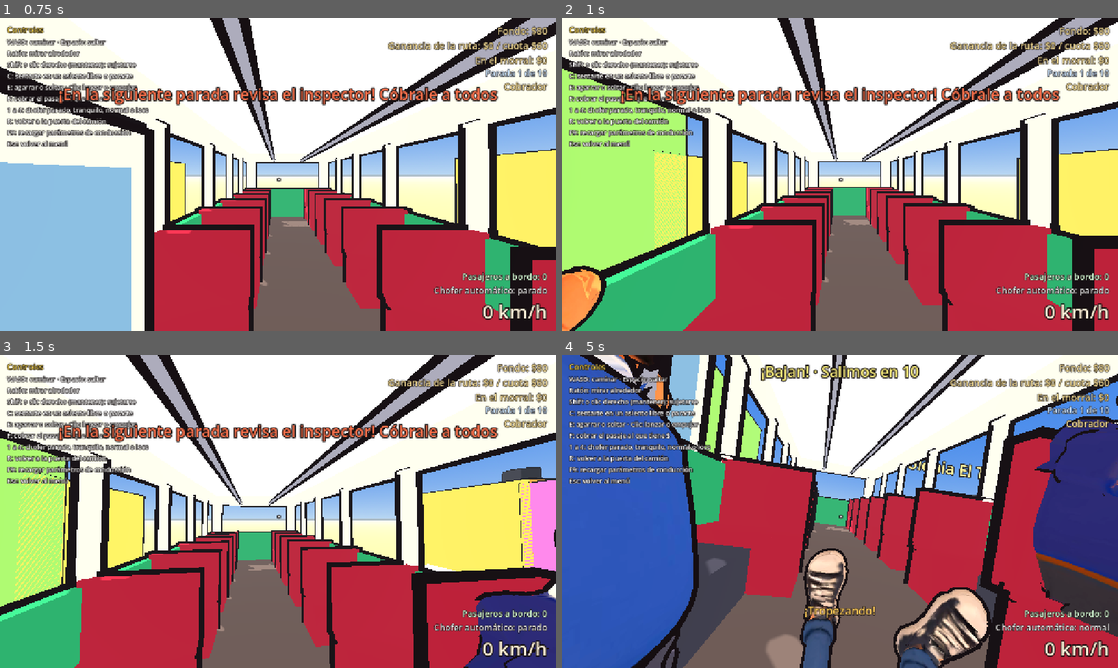
Above: before the commit, frames 1-4 (two rows, left to right).
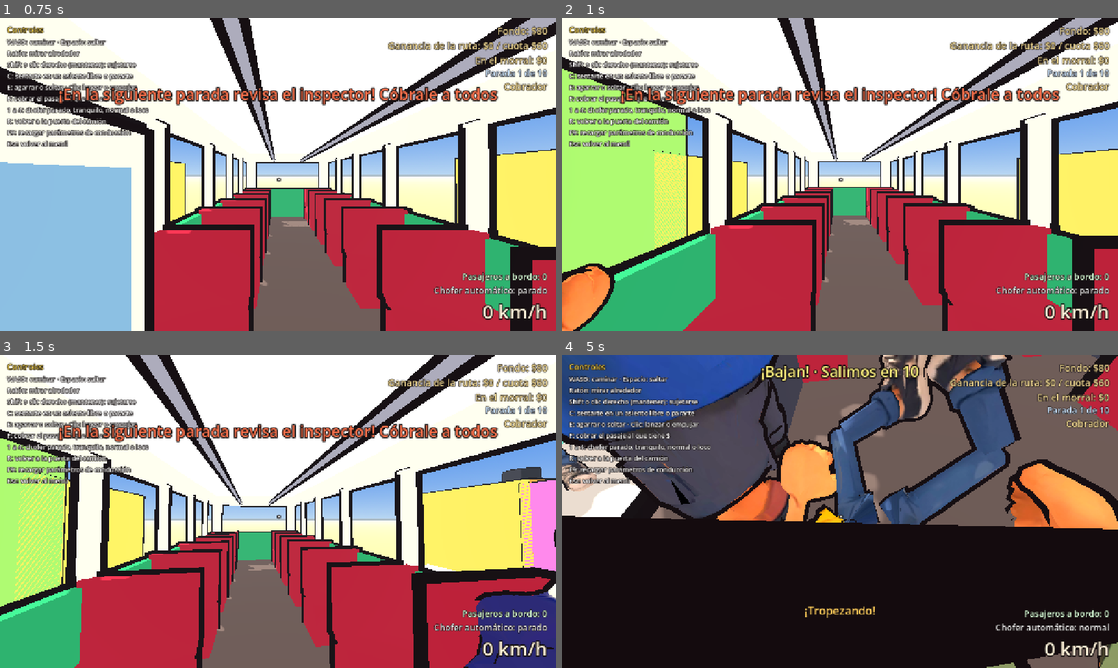
Above: after the commit, the same moments.

Repository: DValerioR/Bajan-
Game: Godot game, scene res://escenas/principal.tscn
Two runs of this game, one before a commit and one after it. Both use one fixed random seed, a clock stepped at 60 frames per second and the inputs below.
Inputs (mouse positions are in pixels of both pictures, inside the frame that each line leads up to):
- Up to frame 1 (0.75 s): click "Jugar una ruta" at 0.5 s
- Up to frame 2 (1 s): no input
- Up to frame 3 (1.5 s): move the mouse to (305, 511) at 1.27 s; hold D (girar_derecha) from 1.28 s (still down); click (305, 511) at 1.35 s
- Up to frame 4 (5 s): move the mouse to (812, 511) at 2.02 s; release D (girar_derecha) at 2.03 s; hold A (girar_izquierda) 2.03-2.78 s; tap F (accion_rol) at 2.1 s; move the mouse to (851, 505) at 2.77 s; hold W (acelerar) 2.78-3.53 s; hold D (girar_derecha) 2.78-4.28 s; move the mouse to (834, 517) at 3.52 s; tap E (agarrar) at 3.6 s; move the mouse to (878, 514) at 4.27 s; hold A (girar_izquierda) from 4.28 s (still down); hold L (cambiar_idioma) from 4.28 s (still down)

Frame 1 is identical in both runs. In frame 2, 0.7% of the frame differs, in the area x 0-10%, y 78-100%; in frame 3, less than 0.1%; in frame 4, 92%, in the area x 0-100%, y 0-100%.

Commit message:
Monedas que se perdían, y rodillas y codos en los personajes
- Las monedas no atravesaban la pared: una moneda boca abajo parecía estar
  medio metro bajo el piso y el camión la mandaba a la calle. Los objetos
  sueltos usan ahora el centro de su forma.
- Cada pierna se corta en muslo y pantorrilla, y cada brazo en brazo y
  antebrazo: sentados doblan las rodillas y los codos.
- procesar_personajes: modo --para-esqueleto y --salida (para el esqueleto,
  que viene después).

Co-Authored-By: Claude Opus 5.5 <noreply@anthropic.com>
Claude-Session: https://claude.ai/code/session_01C15QViGAQYu6tpSnYoCV74

Diff:
--- a/scripts/herramientas/procesar_personajes.gd
+++ b/scripts/herramientas/procesar_personajes.gd
@@ -10,7 +10,9 @@
 ##   1. Lo separa de la hoja (cada personaje es una malla cerrada al soldar las costuras).
 ##   2. Lo centra entre los pies, lo pasa a metros y lo voltea para que mire hacia -Z.
 ##   3. Estima su esqueleto desde la forma: cuello, axilas, hombros, manos, entrepierna, caderas y pies.
-##   4. Lo corta en Cabeza, Torso, Brazos y Piernas, asignando cada triángulo al hueso más cercano.
+##   4. Lo corta en Cabeza, Torso, Brazos y Piernas, asignando cada triángulo al hueso más cercano;
+##      luego corta cada pierna en la rodilla, muslo (Pierna) y Pantorrilla, y cada brazo en el
+##      codo, Brazo y Antebrazo.
 ##   5. Reduce cada pieza y la guarda con el origen en su articulación.
 ##   6. Recorta su parte de la textura de la hoja y la guarda dentro de su .glb.
 
@@ -19,13 +21,22 @@
 const REBANADAS := 80
 const COLUMNAS := 120
 
-const PIEZAS := ["Cabeza", "Torso", "BrazoIzquierdo", "BrazoDerecho", "PiernaIzquierda", "PiernaDerecha"]
+const PIEZAS := ["Cabeza", "Torso", "BrazoIzquierdo", "BrazoDerecho", "PiernaIzquierda", "PiernaDerecha", "PantorrillaIzquierda", "PantorrillaDerecha", "AntebrazoIzquierdo", "AntebrazoDerecho"]
 const CABEZA := 0
 const TORSO := 1
 const BRAZO_IZQ := 2
 const BRAZO_DER := 3
 const PIERNA_IZQ := 4
 const PIERNA_DER := 5
+const PANTORRILLA_IZQ := 6
+const PANTORRILLA_DER := 7
+const ANTEBRAZO_IZQ := 8
+const ANTEBRAZO_DER := 9
+## Dónde va el codo, como fracción del camino del hombro a la mano (se cambia con `codo`).
+const CODO := 0.48
+## Altura de la rodilla, como fracción de la entrepierna (se cambia por personaje con `rodilla`,
+## fracción de la estatura).
+const RODILLA := 0.5
 
 var _escala := 3.8
 var _triangulos_objetivo := 6000
@@ -37,6 +48,11 @@
 ## Con --sin-reducir las piezas salen completas y con la textura sin pérdida: las reduce después
 ## Blender (scripts/herramientas/tapar_cortes.py), que no abre grietas en las costuras de la textura.
 var _sin_reducir := false
+## Con --para-esqueleto las piezas salen completas y con los brazos como vienen (sin bajar los de la
+## pose T): Blender las une en una sola malla con esqueleto (scripts/herramientas/esqueleto_blender.py).
+var _para_esqueleto := false
+## Carpeta de salida (--salida <carpeta>, para pruebas); por defecto modelos/personajes.
+var _salida := SALIDA
 ## Estatura en metros de los personajes de la hoja actual (0 = usar la escala).
 var _altura_objetivo := 0.0
 
@@ -50,11 +66,18 @@
 	_escala = cfg.get_value("general", "escala", _escala)
 	_triangulos_objetivo = cfg.get_value("general", "triangulos_por_personaje", _triangulos_objetivo)
 	_tamano_textura = cfg.get_value("general", "tamano_textura", _tamano_textura)
-	DirAccess.make_dir_recursive_absolute(SALIDA)
 	_cfg = cfg
 	var argumentos := OS.get_cmdline_user_args()
-	_sin_reducir = argumentos.has("--sin-reducir")
+	_para_esqueleto = argumentos.has("--para-esqueleto")
+	argumentos.erase("--para-esqueleto")
+	_sin_reducir = argumentos.has("--sin-reducir") or _para_esqueleto
 	argumentos.erase("--sin-reducir")
+	if argumentos.has("--salida"):
+		var k := argumentos.find("--salida")
+		_salida = argumentos[k + 1]
+		argumentos.remove_at(k + 1)
+		argumentos.remove_at(k)
+	DirAccess.make_dir_recursive_absolute(_salida)
 	if argumentos.has("--forzar"):
 		_forzar = argumentos.slice(argumentos.find("--forzar") + 1)
 		if _forzar.is_empty():
@@ -196,7 +219,7 @@
 
 
 func _procesar_personaje(nombre: String, componente: Dictionary, vertices: PackedVector3Array, normales: PackedVector3Array, uvs: PackedVector2Array, indices: PackedInt32Array, hoja: Image) -> void:
-	var ruta := SALIDA.path_join(nombre + ".glb")
+	var ruta := _salida.path_join(nombre + ".glb")
 	if FileAccess.file_exists(ruta) and not ("*" in _forzar or nombre in _forzar):
 		_resumen.append("  %-16s ya existe: se respeta (usa --forzar %s para regenerarlo)" % [nombre, nombre])
 		return
@@ -231,6 +254,8 @@
 	print("    %s: altura %.2f | entrepierna %.2f (%.0f%%) | axila %.2f (%.0f%%) brazos sueltos %s | cuello %.2f (%.0f%%)  …(349 unchanged characters)…
 	var etiquetas := _etiquetar(locales, triangulos, esqueleto)
 	_limpiar_islas(locales, triangulos, etiquetas)
+	_cortar_rodillas(locales, triangulos, etiquetas, esqueleto, nombre)
+	_cortar_codos(locales, triangulos, etiquetas, esqueleto, nombre)
 
 	var raiz := Node3D.new()
 	raiz.name = nombre
@@ -245,12 +270,17 @@
 	for p in PIEZAS.size():
 		var pivote: Vector3 = esqueleto.pivotes[p]
 		var giro := Basis()
-		if esqueleto.has("brazos_caidos") and (p == BRAZO_IZQ or p == BRAZO_DER):
-			giro = _bajar_brazo(pivote, esqueleto.mano_izq if p == BRAZO_IZQ else esqueleto.mano_der, esqueleto.brazos_caidos)
+		var posicion := pivote
+		if esqueleto.has("brazos_caidos") and not _para_esqueleto and p in [BRAZO_IZQ, BRAZO_DER, ANTEBRAZO_IZQ, ANTEBRAZO_DER]:
+			# Pose T: todo el brazo (con su antebrazo) baja girando sobre el hombro.
+			var izquierdo := p in [BRAZO_IZQ, ANTEBRAZO_IZQ]
+			var hombro: Vector3 = esqueleto.pivotes[BRAZO_IZQ if izquierdo else BRAZO_DER]
+			giro = _bajar_brazo(hombro, esqueleto.mano_izq if izquierdo else esqueleto.mano_der, esqueleto.brazos_caidos)
+			posicion = hombro + giro * (pivote - hombro)
 		var malla := _construir_pieza(p, etiquetas, triangulos, locales, normales_locales, uvs_locales, pivote, total_triangulos, giro)
 		var nodo := MeshInstance3D.new()
 		nodo.name = PIEZAS[p]
-		nodo.position = pivote
+		nodo.position = posicion
 		if malla != null:
 			malla.surface_set_material(0, material)
 			nodo.mesh = malla
@@ -559,6 +589,76 @@
 	return etiquetas
 
 
+## Corta cada pierna en la rodilla: lo de abajo pasa a la pantorrilla, con su pivote en la rodilla
+## (a la profundidad de la pierna ahí, para que doble sobre su eje). La altura sale de `rodilla` en
+## personajes.cfg (fracción de la estatura) o es la mitad de la entrepierna.
+func _cortar_rodillas(puntos: PackedVector3Array, triangulos: PackedInt32Array, etiquetas: PackedByteArray, e: Dictionary, nombre: String) -> void:
+	var altura: float = e.altura
+	var rodilla: float = float(_cfg.get_value(nombre, "rodilla", 0.0)) * altura
+	if rodilla <= 0.0:
+		rodilla = float(e.entrepierna) * RODILLA
+	e.rodilla = rodilla
+	for par in [[PIERNA_IZQ, PANTORRILLA_IZQ], [PIERNA_DER, PANTORRILLA_DER]]:
+		var pierna: int = par[0]
+		var pantorrilla: int = par[1]
+		# Centro de la pierna a la altura de la rodilla (x y z promedio de sus vértices ahí).
+		var suma := Vector3.ZERO
+		var cuantos := 0
+		for t in range(0, triangulos.size(), 3):
+			if etiquetas[t / 3] != pierna:
+				continue
+			for j in 3:
+				var v := puntos[triangulos[t + j]]
+				if absf(v.y - rodilla) < altura * 0.025:
+					suma += v
+					cuantos += 1
+		var cadera: Vector3 = e.pivotes[pierna]
+		var centro := suma / cuantos if cuantos > 0 else Vector3(cadera.x, rodilla, 0.0)
+		e.pivotes[pantorrilla] = Vector3(centro.x, rodilla, centro.z)
+		for t in range(0, triangulos.size(), 3):
+			if etiquetas[t / 3] != pierna:
+				continue
+			var c := (puntos[triangulos[t]] + puntos[triangulos[t + 1]] + puntos[triangulos[t + 2]]) / 3.0
+			if c.y < rodilla:
+				etiquetas[t / 3] = pantorrilla
+
+
+## Corta cada brazo en el codo, a `codo` (fracción, por personaje) del camino del hombro a la mano:
+## lo que queda más allá pasa al antebrazo, con su pivote en el codo (a la profundidad del brazo).
+func _cortar_codos(puntos: PackedVector3Array, triangulos: PackedInt32Array, etiquetas: PackedByteArray, e: Dictionary, nombre: String) -> void:
+	var fraccion: float = float(_cfg.get_value(nombre, "codo", CODO))
+	var altura: float = e.altura
+	for datos in [[BRAZO_IZQ, ANTEBRAZO_IZQ, e.mano_izq], [BRAZO_DER, ANTEBRAZO_DER, e.mano_der]]:
+		var brazo: int = datos[0]
+		var antebrazo: int = datos[1]
+		var hombro: Vector3 = e.pivotes[brazo]
+		var mano: Vector3 = datos[2]
+		var a := Vector2(hombro.x, hombro.y)
+		var ab := Vector2(mano.x, mano.y) - a
+		if ab.length_squared() < 0.0001:
+			e.pivotes[antebrazo] = hombro
+			continue
+		var codo := a + ab * fraccion
+		# Profundidad del brazo en el codo.
+		var suma := 0.0
+		var cuantos := 0
+		for t in range(0, triangulos.size(), 3):
+			if etiquetas[t / 3] != brazo:
+				continue
+			for j in 3:
+				var v := puntos[triangulos[t + j]]
+				if Vector2(v.x, v.y).distance_to(codo) < altura * 0.03:
+					suma += v.z
+					cuantos += 1
+		e.pivotes[antebrazo] = Vector3(codo.x, codo.y, suma / cuantos if cuantos > 0 else hombro.z)
+		for t in range(0, triangulos.size(), 3):
+			if etiquetas[t / 3] != brazo:
+				continue
+			var c := (puntos[triangulos[t]] + puntos[triangulos[t + 1]] + puntos[triangulos[t + 2]]) / 3.0
+			if (Vector2(c.x, c.y) - a).dot(ab) / ab.length_squared() > fraccion:
+				etiquetas[t / 3] = antebrazo
+
+
 ## Las islas chicas de una pieza (por ejemplo, puntas de dedos que quedaron en la pierna) se pasan a la
 ## pieza vecina con la que comparten más vértices, para que no queden pedazos flotando al mover la articulación.
 func _limpiar_islas(puntos: PackedVector3Array, triangulos: PackedInt32Array, etiquetas: PackedByteArray) -> void:
--- a/scripts/objetos/objeto_suelto.gd
+++ b/scripts/objetos/objeto_suelto.gd
@@ -28,6 +28,16 @@
 	body_entered.connect(_al_chocar)
 
 
+## Para el interior del camión: el centro de su forma, sin importar hacia dónde esté volteado.
+## (Con el "medio metro arriba del origen" de siempre, una moneda boca abajo parecía estar medio
+## metro bajo el piso, el camión la daba por fuera y desaparecía.)
+func centro() -> Vector3:
+	for hijo in get_children():
+		if hijo is CollisionShape3D:
+			return (hijo as CollisionShape3D).global_position
+	return global_position
+
+
 ## Algo que vuela (una bolsa, la pierna de otro pasajero) le pega a un personaje.
 func _al_chocar(otro: Node) -> void:
 	if not otro is CuerpoPersonaje:
--- a/scripts/personajes/personaje.gd
+++ b/scripts/personajes/personaje.gd
@@ -10,7 +10,10 @@
 ## el cuello, la cadera y las manos se sacan de las piezas al cargar.
 
 const CARPETA := "res://modelos/personajes"
-const PIEZAS := ["Cabeza", "Torso", "BrazoIzquierdo", "BrazoDerecho", "PiernaIzquierda", "PiernaDerecha"]
+const PIEZAS := ["Cabeza", "Torso", "BrazoIzquierdo", "BrazoDerecho", "PiernaIzquierda", "PiernaDerecha", "PantorrillaIzquierda", "PantorrillaDerecha", "AntebrazoIzquierdo", "AntebrazoDerecho"]
+## Cada pantorrilla cuelga de su muslo (la Pierna) y cada antebrazo de su brazo: siguen a la cadera o
+## al hombro y doblan en la rodilla o el codo.
+const PADRES := {"PantorrillaIzquierda": "PiernaIzquierda", "PantorrillaDerecha": "PiernaDerecha", "AntebrazoIzquierdo": "BrazoIzquierdo", "AntebrazoDerecho": "BrazoDerecho"}
 
 ## Mallas con la normal suavizada para el contorno, ya calculadas (una por malla del modelo).
 static var _mallas_contorno: Dictionary = {}
@@ -77,6 +80,14 @@
 		_figura.add_child(nodo)
 		_piezas[nombre] = nodo
 	importado.free()
+	for nombre in PADRES:
+		if _piezas.has(nombre) and _piezas.has(PADRES[nombre]):
+			var hija: Node3D = _piezas[nombre]
+			var padre: Node3D = _piezas[PADRES[nombre]]
+			var relativa := padre.transform.affine_inverse() * hija.transform
+			_figura.remove_child(hija)
+			padre.add_child(hija)
+			hija.transform = relativa
 	EstiloToon.aplicar(_figura)
 	_cara = CaraPersonaje.armar(modelo, _piezas.get("Cabeza"))
 	_medir()
@@ -87,7 +98,7 @@
 	var caja := AABB()
 	var primera := true
 	for pieza: MeshInstance3D in _piezas.values():
-		var suya := pieza.transform * pieza.get_aabb()
+		var suya := _en_figura(pieza) * pieza.get_aabb()
 		caja = suya if primera else caja.merge(suya)
 		primera = false
 	altura = caja.end.y
@@ -98,11 +109,12 @@
 	altura_ojos = cuello + (altura - cuello) * 0.45
 	if _piezas.has("PiernaIzquierda"):
 		altura_cadera = (_piezas["PiernaIzquierda"] as Node3D).position.y
-	if _piezas.has("BrazoDerecho"):
-		# La mano es la punta de abajo del brazo, que cuelga en la pose original.
-		var brazo: MeshInstance3D = _piezas["BrazoDerecho"]
+	var con_mano: String = "AntebrazoDerecho" if _piezas.has("AntebrazoDerecho") else "BrazoDerecho"
+	if _piezas.has(con_mano):
+		# La mano es la punta de abajo del brazo (o del antebrazo), que cuelga en la pose original.
+		var brazo: MeshInstance3D = _piezas[con_mano]
 		var su_caja := brazo.get_aabb()
-		mano_derecha = brazo.transform * Vector3(su_caja.get_center().x, su_caja.position.y, su_caja.get_center().z)
+		mano_derecha = _en_figura(brazo) * Vector3(su_caja.get_center().x, su_caja.position.y, su_caja.get_center().z)
 
 
 static func _nombre_de_pieza(nombre_nodo: String) -> String:
@@ -163,14 +175,29 @@
 	for nombre in _piezas:
 		var pieza: MeshInstance3D = _piezas[nombre]
 		if pieza.mesh != null:
-			lista.append([nombre, pieza, _figura.transform * pieza.transform])
+			lista.append([nombre, pieza, _figura.transform * _en_figura(pieza)])
 	return lista
+
+
+## Transformación de una pieza respecto a la figura (la pantorrilla cuelga del muslo).
+func _en_figura(pieza: Node3D) -> Transform3D:
+	var t := pieza.transform
+	var padre := pieza.get_parent()
+	while padre != null and padre != _figura and padre is Node3D:
+		t = (padre as Node3D).transform * t
+		padre = padre.get_parent()
+	return t
 
 
 ## Muestra u oculta toda la figura (mientras el personaje anda hecho ragdoll).
 func mostrar(visible_figura: bool) -> void:
 	if _figura != null:
 		_figura.visible = visible_figura
+
+
+## Si el modelo ya viene cortado con rodillas (muslo y pantorrilla).
+func tiene_rodillas() -> bool:
+	return _piezas.has("PantorrillaIzquierda")
 
 
 ## Mueve la boca como si hablara durante `segundos` (si el modelo tiene cara animada).
@@ -207,11 +234,18 @@
 
 	var pierna_izq := balanceo
 	var pierna_der := -balanceo
+	# Rodillas (negativo: el pie va hacia atrás). Al caminar se dobla la que va en el aire, que es la
+	# que pasa de atrás hacia adelante.
+	var rodilla_izq := -maxf(0.0, cos(_fase)) * amplitud * 1.3
+	var rodilla_der := -maxf(0.0, -cos(_fase)) * amplitud * 1.3
 	# Brazos al revés de las piernas, un poco abiertos; en reposo cuelgan respirando.
 	var respiro := sin(_reposo) * (1.0 - _paso)
 	var abrir := deg_to_rad(4.0 + 2.0 * respiro)
 	var brazo_izq := Vector3(-balanceo * 0.9, 0.0, -abrir)
 	var brazo_der := Vector3(balanceo * 0.9, 0.0, abrir)
+	# Codos (positivo: la mano va hacia el frente). Un poco doblados siempre, más al caminar.
+	var codo_izq := deg_to_rad(8.0 + 14.0 * _paso) + maxf(0.0, -balanceo) * 0.6
+	var codo_der := deg_to_rad(8.0 + 14.0 * _paso) + maxf(0.0, balanceo) * 0.6
 	var cabeza := Vector3(deg_to_rad(1.5) * respiro, -balanceo * 0.15, 0.0)
 	# Los hombros giran contra la cadera y la cabeza sigue viendo al frente.
 	var torso := Vector3(0.0, balanceo * 0.15, 0.0)
@@ -227,42 +261,64 @@
 		andando = false
 		pierna_izq = deg_to_rad(-25.0)
 		pierna_der = deg_to_rad(15.0)
+		rodilla_izq = deg_to_rad(-35.0)
+		rodilla_der = deg_to_rad(-15.0)
 		brazo_izq = Vector3(0.0, 0.0, deg_to_rad(-60.0))
 		brazo_der = Vector3(0.0, 0.0, deg_to_rad(60.0))
+		codo_izq = deg_to_rad(30.0)
+		codo_der = deg_to_rad(30.0)
 	if tropezando:
 		# Aspavientos: brazos girando y piernas trastabillando.
 		andando = false
 		var agitar := sin(_reposo * 6.0)
 		brazo_izq = Vector3(deg_to_rad(100.0 + 60.0 * agitar), 0.0, deg_to_rad(-40.0))
 		brazo_der = Vector3(deg_to_rad(100.0 - 60.0 * agitar), 0.0, deg_to_rad(40.0))
+		codo_izq = deg_to_rad(40.0 + 30.0 * agitar)
+		codo_der = deg_to_rad(40.0 - 30.0 * agitar)
 		pierna_izq = deg_to_rad(25.0) * agitar
 		pierna_der = -pierna_izq
+		rodilla_izq = deg_to_rad(-30.0) * maxf(0.0, agitar)
+		rodilla_der = deg_to_rad(-30.0) * maxf(0.0, -agitar)
 		cabeza = Vector3(deg_to_rad(15.0) * agitar, 0.0, 0.0)
 	if cargando:
-		brazo_izq = Vector3(deg_to_rad(75.0), 0.0, deg_to_rad(10.0))
-		brazo_der = Vector3(deg_to_rad(75.0), 0.0, deg_to_rad(-10.0))
+		brazo_izq = Vector3(deg_to_rad(55.0), 0.0, deg_to_rad(10.0))
+		brazo_der = Vector3(deg_to_rad(55.0), 0.0, deg_to_rad(-10.0))
+		codo_izq = deg_to_rad(45.0)
+		codo_der = deg_to_rad(45.0)
 	if sentado:
 		# Piernas al frente y manos sobre las rodillas.
 		andando = false
+		# Muslos al frente y pantorrillas hacia abajo, como en una silla.
 		pierna_izq = deg_to_rad(85.0)
 		pierna_der = deg_to_rad(85.0)
-		brazo_izq = Vector3(deg_to_rad(35.0), 0.0, 0.0)
-		brazo_der = Vector3(deg_to_rad(35.0), 0.0, 0.0)
+		rodilla_izq = deg_to_rad(-85.0)
+		rodilla_der = deg_to_rad(-85.0)
+		brazo_izq = Vector3(deg_to_rad(20.0), 0.0, 0.0)
+		brazo_der = Vector3(deg_to_rad(20.0), 0.0, 0.0)
+		codo_izq = deg_to_rad(55.0)
+		codo_der = deg_to_rad(55.0)
 	if manejando:
 		# Las dos manos al volante, que se mueve con la vuelta (empujon.x trae el volante).
 		andando = false
-		brazo_izq = Vector3(deg_to_rad(70.0 + 12.0 * empujon.x), 0.0, deg_to_rad(12.0))
-		brazo_der = Vector3(deg_to_rad(70.0 - 12.0 * empujon.x), 0.0, deg_to_rad(-12.0))
+		brazo_izq = Vector3(deg_to_rad(45.0 + 12.0 * empujon.x), 0.0, deg_to_rad(12.0))
+		brazo_der = Vector3(deg_to_rad(45.0 - 12.0 * empujon.x), 0.0, deg_to_rad(-12.0))
+		codo_izq = deg_to_rad(45.0)
+		codo_der = deg_to_rad(45.0)
 	if sujetado:
 		# Brazo derecho arriba, agarrado del pasamanos o del respaldo. Se abre hacia afuera (+Z gira
 		# la mano hacia la derecha) para que no pase por enfrente de la cara.
 		brazo_der = Vector3(deg_to_rad(165.0), 0.0, deg_to_rad(25.0))
+		codo_der = deg_to_rad(10.0)
 
 	var t := 1.0 - exp(-14.0 * delta)
 	_girar("PiernaIzquierda", Vector3(pierna_izq, 0.0, 0.0), t)
 	_girar("PiernaDerecha", Vector3(pierna_der, 0.0, 0.0), t)
+	_girar("PantorrillaIzquierda", Vector3(rodilla_izq, 0.0, 0.0), t)
+	_girar("PantorrillaDerecha", Vector3(rodilla_der, 0.0, 0.0), t)
 	_girar("BrazoIzquierdo", brazo_izq, t)
 	_girar("BrazoDerecho", brazo_der, t)
+	_girar("AntebrazoIzquierdo", Vector3(codo_izq, 0.0, 0.0), t)
+	_girar("AntebrazoDerecho", Vector3(codo_der, 0.0, 0.0), t)
 	_girar("Cabeza", cabeza, t)
 	_girar("Torso", torso if andando else Vector3.ZERO, t)
 
--- a/scripts/personajes/ragdoll.gd
+++ b/scripts/personajes/ragdoll.gd
@@ -10,6 +10,13 @@
 	"BrazoIzquierdo": 0.075, "BrazoDerecho": 0.075,
 	"PiernaIzquierda": 0.175, "PiernaDerecha": 0.175,
 }
+## Con rodilla, la pierna se reparte: muslo y pantorrilla.
+const MASA_CON_RODILLA := {
+	"PiernaIzquierda": 0.11, "PiernaDerecha": 0.11, "PantorrillaIzquierda": 0.065, "PantorrillaDerecha": 0.065,
+	"BrazoIzquierdo": 0.045, "BrazoDerecho": 0.045, "AntebrazoIzquierdo": 0.03, "AntebrazoDerecho": 0.03,
+}
+## A qué pieza se une cada una (la que no está aquí, al torso).
+const UNIDA_A := {"PantorrillaIzquierda": "PiernaIzquierda", "PantorrillaDerecha": "PiernaDerecha", "AntebrazoIzquierdo": "BrazoIzquierdo", "AntebrazoDerecho": "BrazoDerecho"}
 
 var piezas: Dictionary = {}
 var torso: ObjetoSuelto
@@ -27,7 +34,8 @@
 		var relativa: Transform3D = datos[2]
 		var pieza := ObjetoSuelto.new()
 		pieza.name = nombre
-		pieza.mass = maxf(1.0, masa_total * PROPORCION_MASA.get(nombre, 0.1))
+		var proporcion: float = MASA_CON_RODILLA.get(nombre, PROPORCION_MASA.get(nombre, 0.1)) if figura.tiene_rodillas() else PROPORCION_MASA.get(nombre, 0.1)
+		pieza.mass = maxf(1.0, masa_total * proporcion)
 		pieza.angular_damp = 1.5
 		pieza.linear_damp = 0.2
 		pieza.transform = base * relativa
@@ -47,11 +55,12 @@
 		copia.visible = malla.visible
 		for i in malla.mesh.get_surface_count():
 			copia.set_surface_override_material(i, malla.get_active_material(i))
-		# La boca como estaba (claves de forma) y los párpados, que cuelgan de la cabeza.
+		# La boca como estaba (claves de forma) y los párpados, que cuelgan de la cabeza. Las
+		# pantorrillas que cuelgan del muslo no: son piezas aparte del ragdoll.
 		for b in malla.mesh.get_blend_shape_count():
 			copia.set_blend_shape_value(b, malla.get_blend_shape_value(b))
 		for hija in malla.get_children():
-			if hija is MeshInstance3D:
+			if hija is MeshInstance3D and not String(hija.name) in UNIDA_A:
 				copia.add_child(hija.duplicate())
 		visual.add_child(copia)
 		pieza.add_child(visual)
@@ -74,7 +83,7 @@
 	articulacion.set_param(ConeTwistJoint3D.PARAM_SWING_SPAN, deg_to_rad(columpio))
 	articulacion.set_param(ConeTwistJoint3D.PARAM_TWIST_SPAN, deg_to_rad(giro))
 	# La articulación y las piezas son hermanas dentro del ragdoll.
-	articulacion.node_a = NodePath("../Torso")
+	articulacion.node_a = NodePath("../" + UNIDA_A.get(String(pieza.name), "Torso"))
 	articulacion.node_b = NodePath("../" + pieza.name)
 	add_child(articulacion)
 
Binary file changed: modelos/personajes/abuelita.glb
Binary file changed: modelos/personajes/abuelita_abuelita_albedo.jpg
Not shown, changed: modelos/personajes/abuelita_abuelita_albedo.jpg.import
Binary file changed: modelos/personajes/abuelo_vaquero.glb
Binary file changed: modelos/personajes/abuelo_vaquero_abuelo_vaquero_albedo.jpg
Not shown, changed: modelos/personajes/abuelo_vaquero_abuelo_vaquero_albedo.jpg.import
Binary file changed: modelos/personajes/albanil.glb
Binary file changed: modelos/personajes/albanil_albanil_albedo.jpg
Not shown, changed: modelos/personajes/albanil_albanil_albedo.jpg.import
Binary file changed: modelos/personajes/chavo_sudadera.glb
Binary file changed: modelos/personajes/chavo_sudadera_chavo_sudadera_albedo.jpg
Not shown, changed: modelos/personajes/chavo_sudadera_chavo_sudadera_albedo.jpg.import
(and 44 more such lines)
